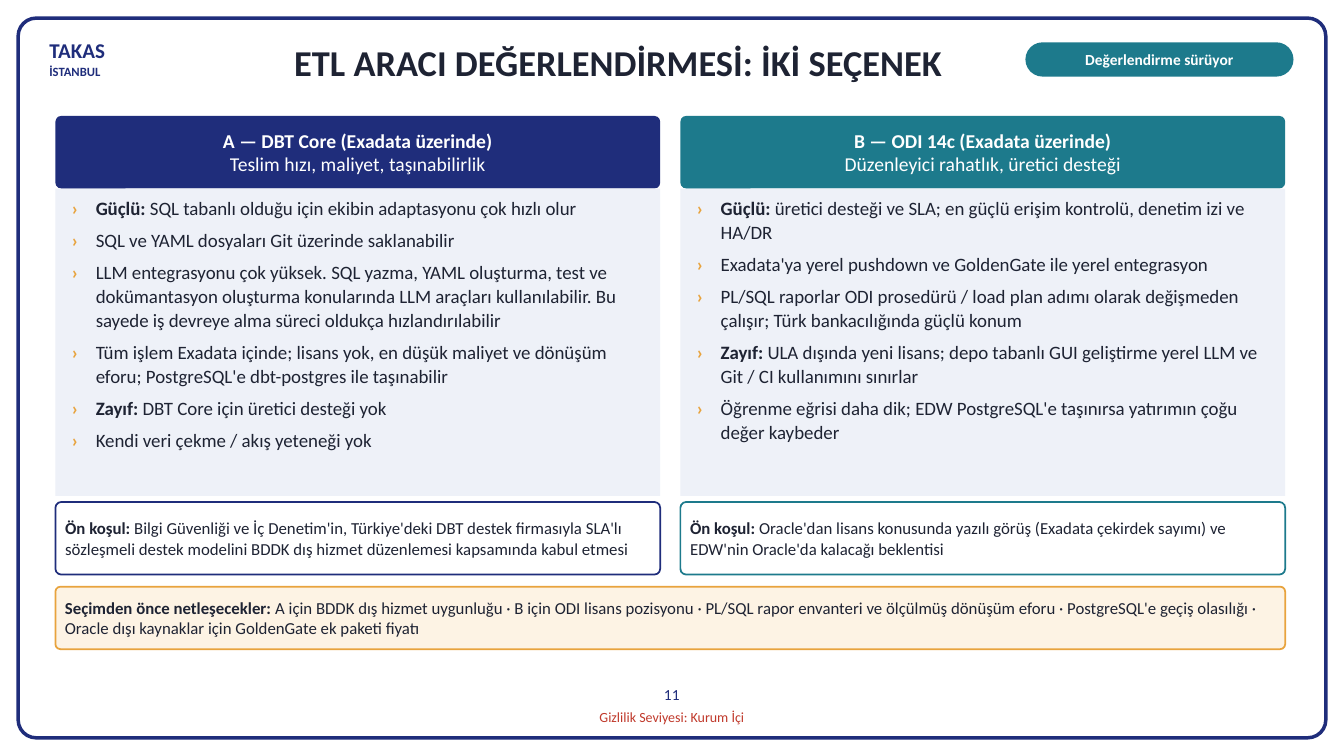
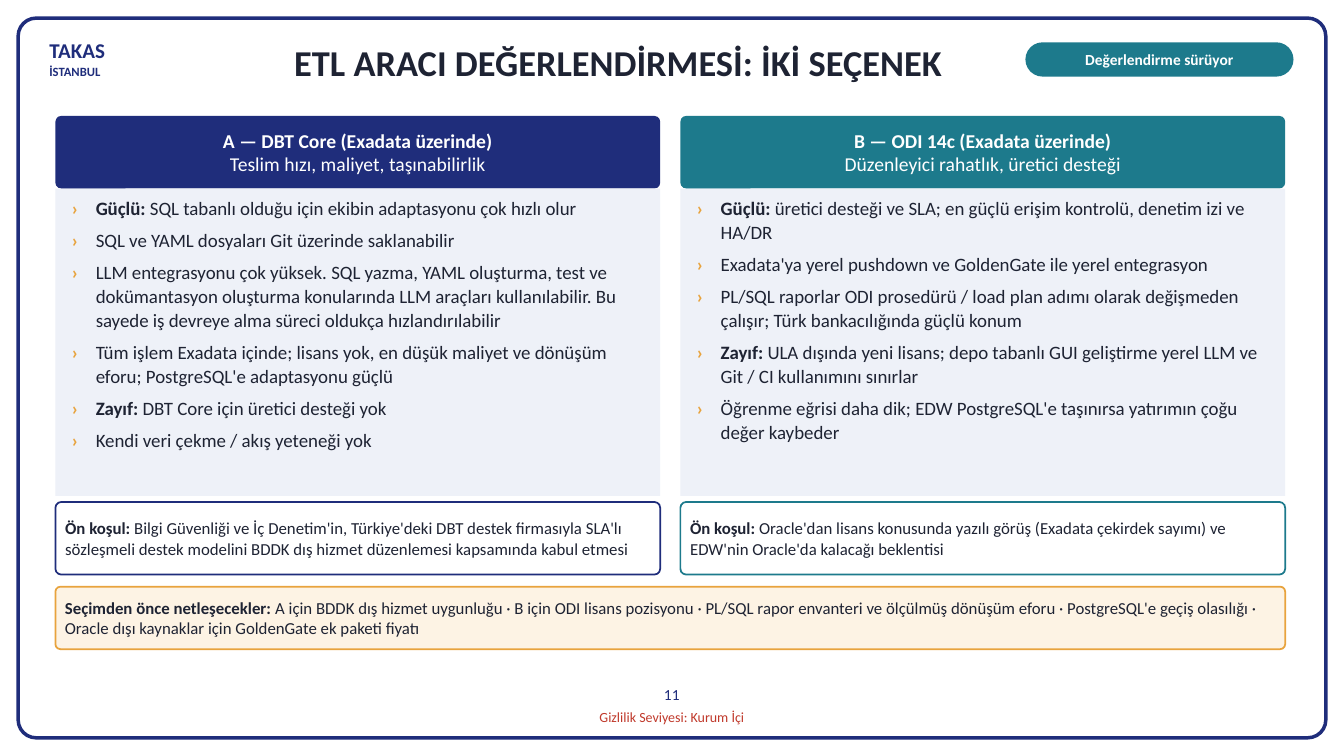
Before and after one commit to hanifidemirel0/Cursor-Projects, a slide deck: slide 11 of outputs/dwh-sunum-kasim-2026/5 - DWHSunum_Kasim2026.pptx. Drawn at 1344x756 pixels with LibreOffice and Linux fonts; fonts in the diff are those of the drawing. Boxes give left, top, right and bottom in pixels: in the first picture for what was removed or moved away, otherwise in the second. Text is boxed around its words. In the diff, an @@ line names an element or a change of style, - is before the commit and + after.

```diff
--- a/outputs/dwh-sunum-kasim-2026/5 - DWHSunum_Kasim2026.pptx
+++ b/outputs/dwh-sunum-kasim-2026/5 - DWHSunum_Kasim2026.pptx
@@ text at <box>96,346,607,387</box>: text changed @@
-› Tüm işlem Exadata içinde; lisans yok, en düşük maliyet ve dönüşüm eforu; PostgreSQL'e dbt-postgres ile taşınabilir
+› Tüm işlem Exadata içinde; lisans yok, en düşük maliyet ve dönüşüm eforu; PostgreSQL'e adaptasyonu güçlü
```
Also in this commit, not shown: 2 other files.
